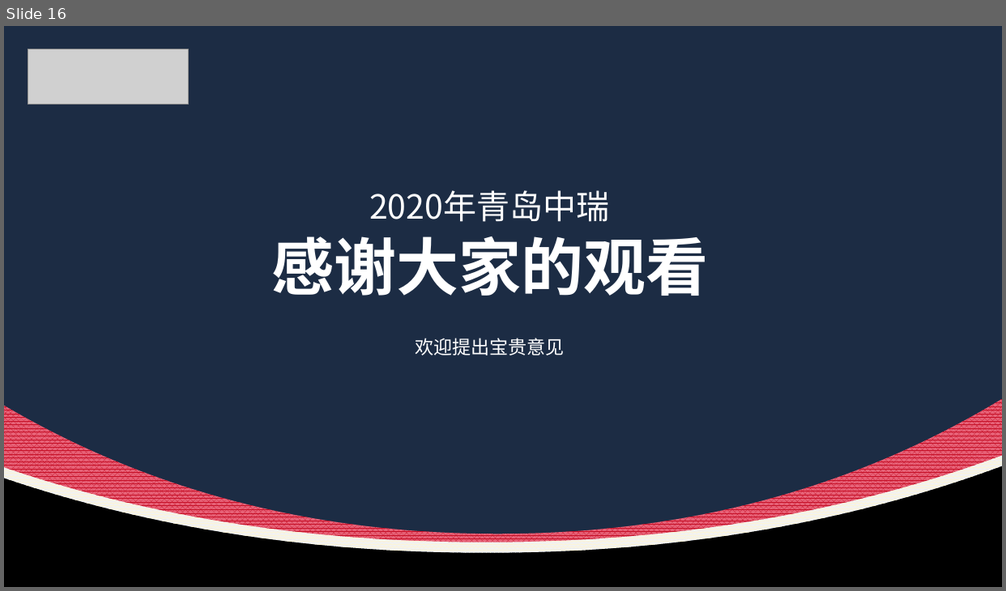
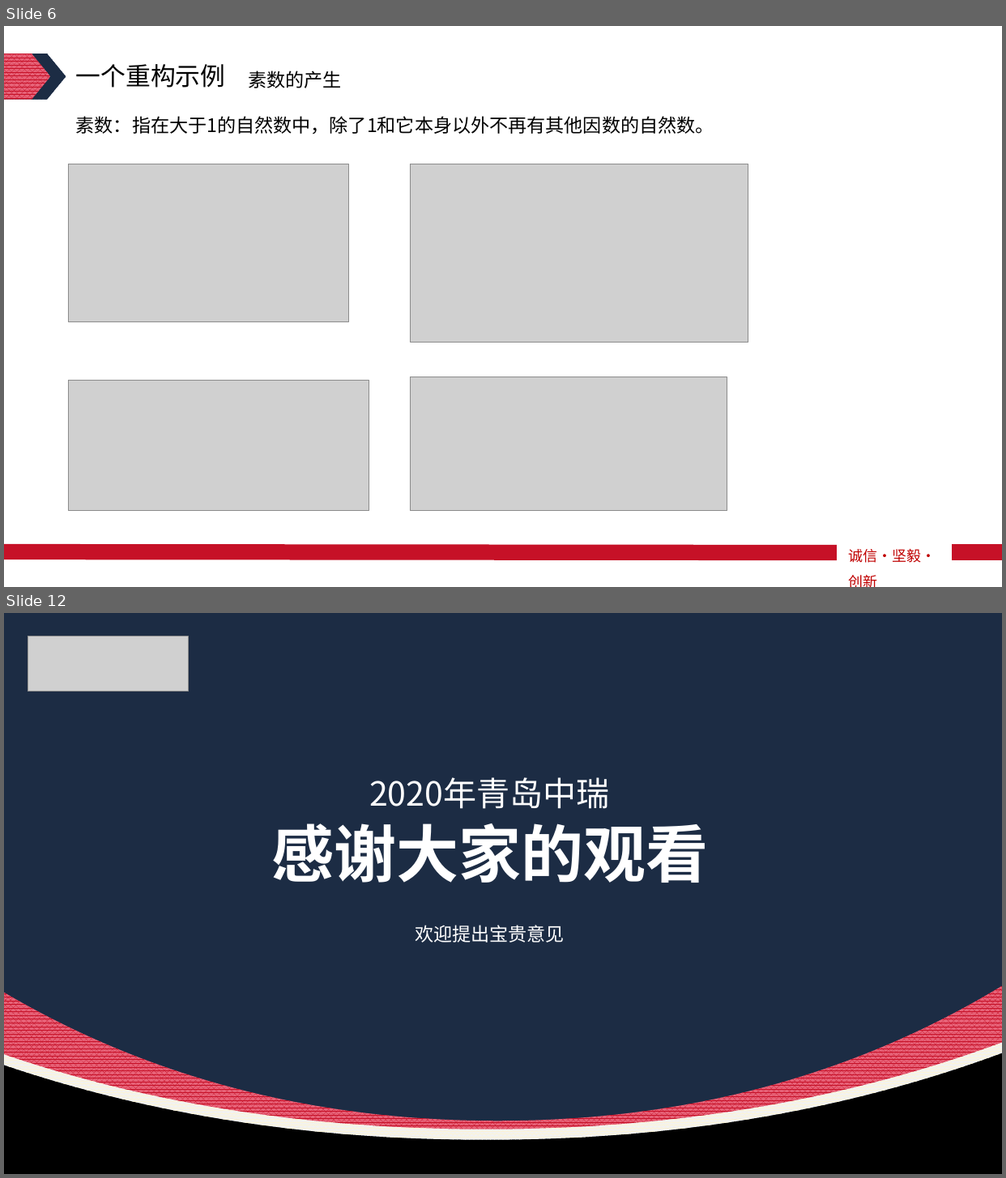
Before and after one commit to Algebrafly/algebra_demo, a slide deck: demo-api/src/main/resources/设计模式原则知识分享.pptx. Shown one above the other, each under a label of ours: slide 16 before the commit, slides 6 and 12 after it; the slides between them are not shown. The pictures are 1006x591 and 1006x1178 pixels, drawn with LibreOffice and Linux fonts; fonts in the diff are those of the drawing; grey boxes stand for pictures. Boxes give left, top, right and bottom in pixels: in the first picture for what was removed or moved away, otherwise in the second. Text is boxed around its words. In the diff, an @@ line names an element or a change of style, - is before the commit and + after.

```diff
--- a/demo-api/src/main/resources/设计模式原则知识分享.pptx
+++ b/demo-api/src/main/resources/设计模式原则知识分享.pptx
@@ slide 6 added at (4,26,1002,587), background #FFFFFF; not listed: 2 template elements that a slide beside it also shows @@
@@ freeform shape added at (4,54,66,100), fill #1C2C44 @@
@@ freeform shape added at (4,54,51,99), fill pattern #C61027 on #E76278 @@
@@ text added at (76,64,226,88), 24 pt, text #000000 @@
+一个重构示例
@@ text added at (248,71,341,88), 18 pt, text #000000 @@
+素数的产生
@@ text added at (76,116,714,135), 18 pt, text #000000 @@
+素数：指在大于1的自然数中，除了1和它本身以外不再有其他因数的自然数。
@@ picture added at (68,165,348,322) @@
@@ picture added at (411,165,748,343) @@
@@ picture added at (68,380,368,510) @@
@@ picture added at (411,377,727,510) @@
@@ line added from (837, 553) to (4, 552), #C61127 15 pt @@
@@ text added at (849,549,936,563), 14 pt, text #C00000 @@
+诚信·坚毅·创新
@@ line added from (1002, 552) to (953, 552), #C61127 15 pt @@
@@ what was slide 16 is now slide 12 @@
```
Also in this commit, not shown: 2 slides changed, 8 other slides added, 13 slides removed, 1 other file.
